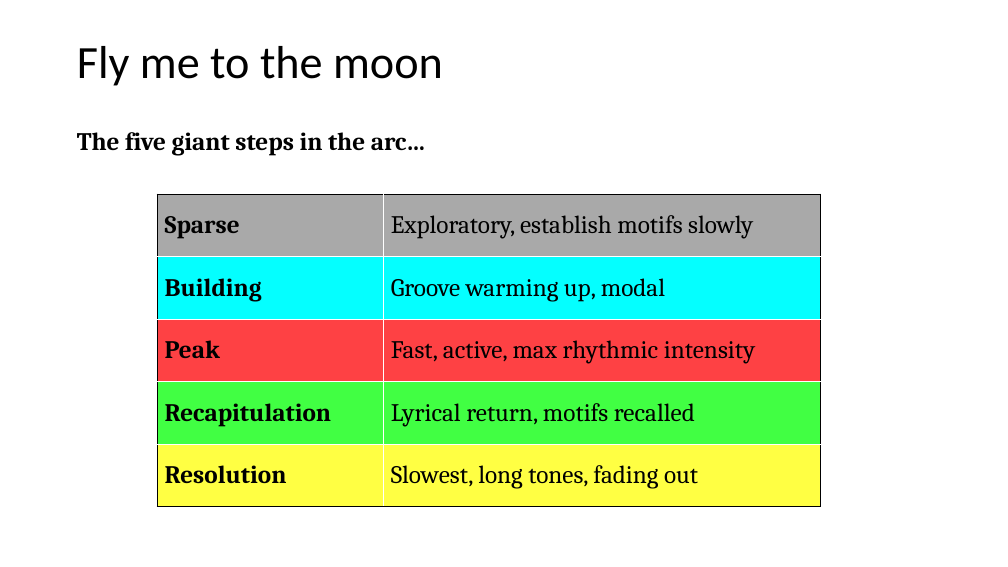
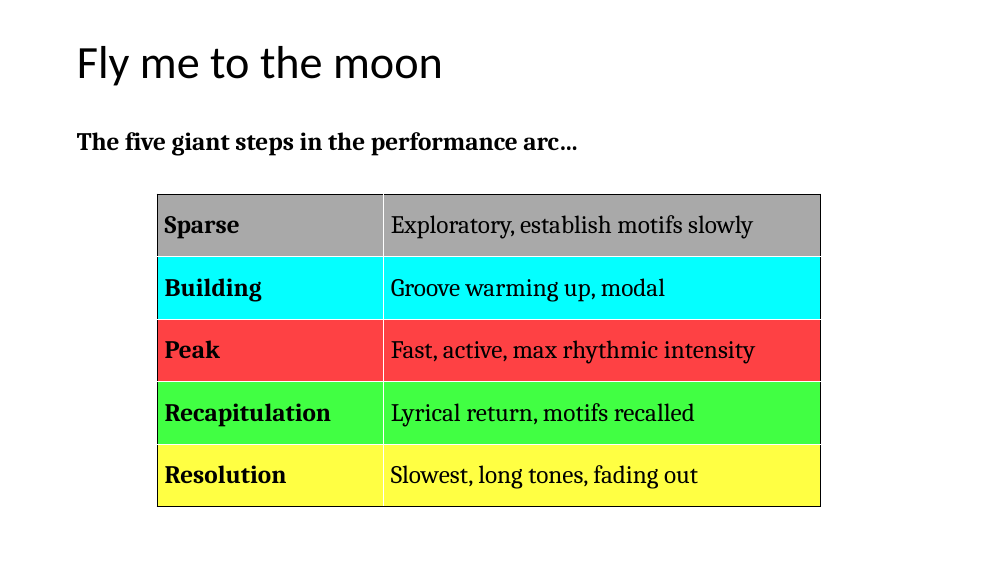
Before and after one commit to davidderoure/wolfson, a slide deck: slide 5 of docs/wolfson.pptx. Drawn at 1008x567 pixels with LibreOffice and Linux fonts; fonts in the diff are those of the drawing. Boxes give left, top, right and bottom in pixels: in the first picture for what was removed or moved away, otherwise in the second. Text is boxed around its words. In the diff, an @@ line names an element or a change of style, - is before the commit and + after.

```diff
--- a/docs/wolfson.pptx
+++ b/docs/wolfson.pptx
@@ text at (77, 132, 578, 156): text changed @@
-The five giant steps in the arc…
+The five giant steps in the performance arc…
```
Also in this commit, not shown: 4 other slides changed, 1 other file.
